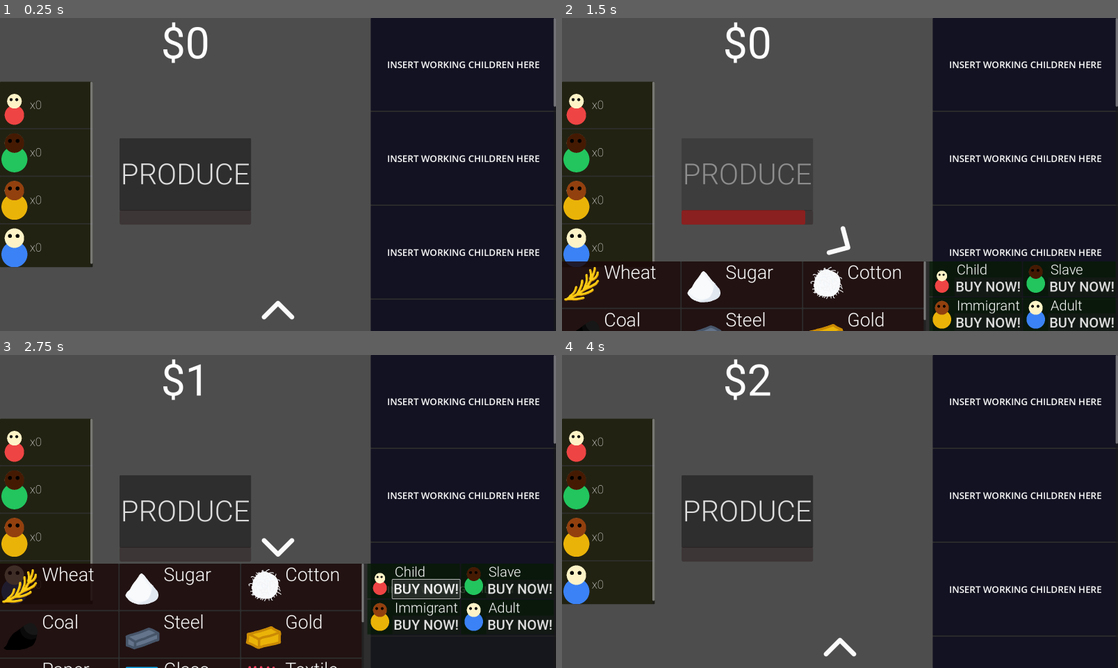
Above: before the commit, frames 1-4 (two rows, left to right).
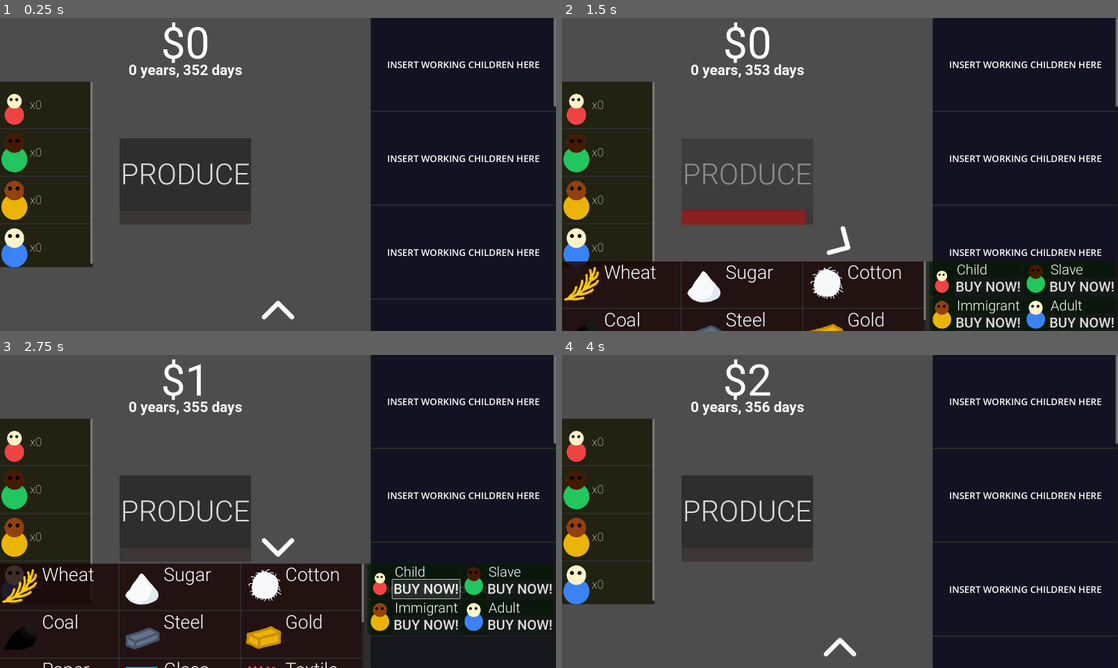
Above: after the commit, the same moments.

Repository: LowBudgetGameDev/Industrial-Revolution-Game
Game: Godot game, scene res://Scenes/Game_Scene.tscn
The game is run twice, just before and just after one commit, with the same random seed, the same clock (stepped at 60 frames per second) and the same inputs.
Inputs (mouse positions are in pixels of both pictures, inside the frame that each line leads up to):
- Up to frame 1 (0.25 s): no input
- Up to frame 2 (1.5 s): click "PRODUCE" at 0.5 s; click (840, 312) at 1.25 s
- Up to frame 3 (2.75 s): click "BUY NOW!" at 2 s
- Up to frame 4 (4 s): click "PRODUCE" at 2.75 s; click (840, 545) at 3.5 s

The runs differ from the first frame. In frame 1, 0.3% of the frame differs, in the area x 23-44%, y 14-20%; in frame 2, 0.3%; in frame 3, 0.3%; in frame 4, 0.4%.

Commit message:
made time and clock mabye

Diff:
--- a/Scenes/Game_Scene.tscn
+++ b/Scenes/Game_Scene.tscn
@@ -1,9 +1,10 @@
-[gd_scene load_steps=5 format=3 uid="uid://ds6dghea8wolt"]
+[gd_scene load_steps=6 format=3 uid="uid://ds6dghea8wolt"]
 
 [ext_resource type="PackedScene" uid="uid://dmw1eknf1l1bl" path="res://Scenes/UI.tscn" id="1_6smyg"]
 [ext_resource type="Script" path="res://Scripts/MoneyManager.gd" id="2_6htfx"]
 [ext_resource type="Script" path="res://Scripts/AssetManager.gd" id="3_ya6bo"]
 [ext_resource type="Script" path="res://Scripts/WorkerManager.gd" id="4_a75lu"]
+[ext_resource type="Script" path="res://Scripts/TimeManager.gd" id="5_d1f7y"]
 
 [node name="Node2D" type="Node2D"]
 
@@ -31,3 +32,6 @@
 
 [node name="WorkerManager" type="Node2D" parent="."]
 script = ExtResource("4_a75lu")
+
+[node name="TimeManager" type="Node2D" parent="."]
+script = ExtResource("5_d1f7y")
--- a/Scenes/UI.tscn
+++ b/Scenes/UI.tscn
@@ -8,6 +8,8 @@
 [ext_resource type="Script" path="res://Scripts/MarketUI.gd" id="6_gb3wx"]
 [ext_resource type="Script" path="res://Scripts/HiredUI.gd" id="6_yig5t"]
 [ext_resource type="Texture2D" uid="uid://cvt35tnn2auol" path="res://Textures/up_arrow.svg" id="7_j40nc"]
+[ext_resource type="FontFile" uid="uid://bpo30am2honvw" path="res://Fonts/Roboto-Bold.ttf" id="9_j5uky"]
+[ext_resource type="Script" path="res://Scripts/TimeUI.gd" id="9_k6qdw"]
 
 [sub_resource type="Animation" id="Animation_3uiaw"]
 resource_name = "CloseMarket"
@@ -274,3 +276,39 @@
 [node name="MarketWorkerContainer" type="GridContainer" parent="MarketUI/ScrollContainer2"]
 layout_mode = 2
 columns = 2
+
+[node name="TimeUI" type="Control" parent="." node_paths=PackedStringArray("time_text")]
+layout_mode = 1
+anchors_preset = 8
+anchor_left = 0.5
+anchor_top = 0.5
+anchor_right = 0.5
+anchor_bottom = 0.5
+offset_left = -320.0
+offset_top = -360.0
+offset_right = -320.0
+offset_bottom = -360.0
+grow_horizontal = 2
+grow_vertical = 2
+script = ExtResource("9_k6qdw")
+time_text = NodePath("TimeText")
+
+[node name="TimeText" type="RichTextLabel" parent="TimeUI"]
+layout_mode = 1
+anchors_preset = 8
+anchor_left = 0.5
+anchor_top = 0.5
+anchor_right = 0.5
+anchor_bottom = 0.5
+offset_left = -93.0
+offset_top = -20.0
+offset_right = 93.0
+offset_bottom = 20.0
+grow_horizontal = 2
+grow_vertical = 2
+theme_override_fonts/normal_font = ExtResource("9_j5uky")
+theme_override_font_sizes/normal_font_size = 50
+bbcode_enabled = true
+text = "[center]999999 years; 9871 days"
+fit_content = true
+autowrap_mode = 0
--- /dev/null
+++ b/Scripts/TimeManager.gd
@@ -0,0 +1,31 @@
+extends Node
+
+class_name TimeManager
+
+static var instance
+
+var _seconds_per_year := 300.0
+var _seconds_per_day : float
+var _timer := 290.0
+var _days := 0
+var _years := 0
+
+func _init():
+    instance = self
+
+    _seconds_per_day = _seconds_per_year / 364.0
+
+func _process(delta):
+    _timer += delta
+
+    _days = floori(_timer / _seconds_per_day) % 364
+    _years = floori(_timer / _seconds_per_year)
+
+    if _days % 364 == 0:
+        _days = 0
+
+func get_days() -> int:
+    return _days
+
+func get_years() -> int:
+    return _years
--- /dev/null
+++ b/Scripts/TimeUI.gd
@@ -0,0 +1,9 @@
+extends Control
+
+@export var time_text: RichTextLabel
+
+func _process(delta):
+	update_text()
+
+func update_text():
+	time_text.text = "[center]" + str(TimeManager.instance.get_years()) + " years, " + str(TimeManager.instance.get_days()) + " days[/center]"
Not shown: 1 places in Scenes/UI.tscn that only renumber resources
